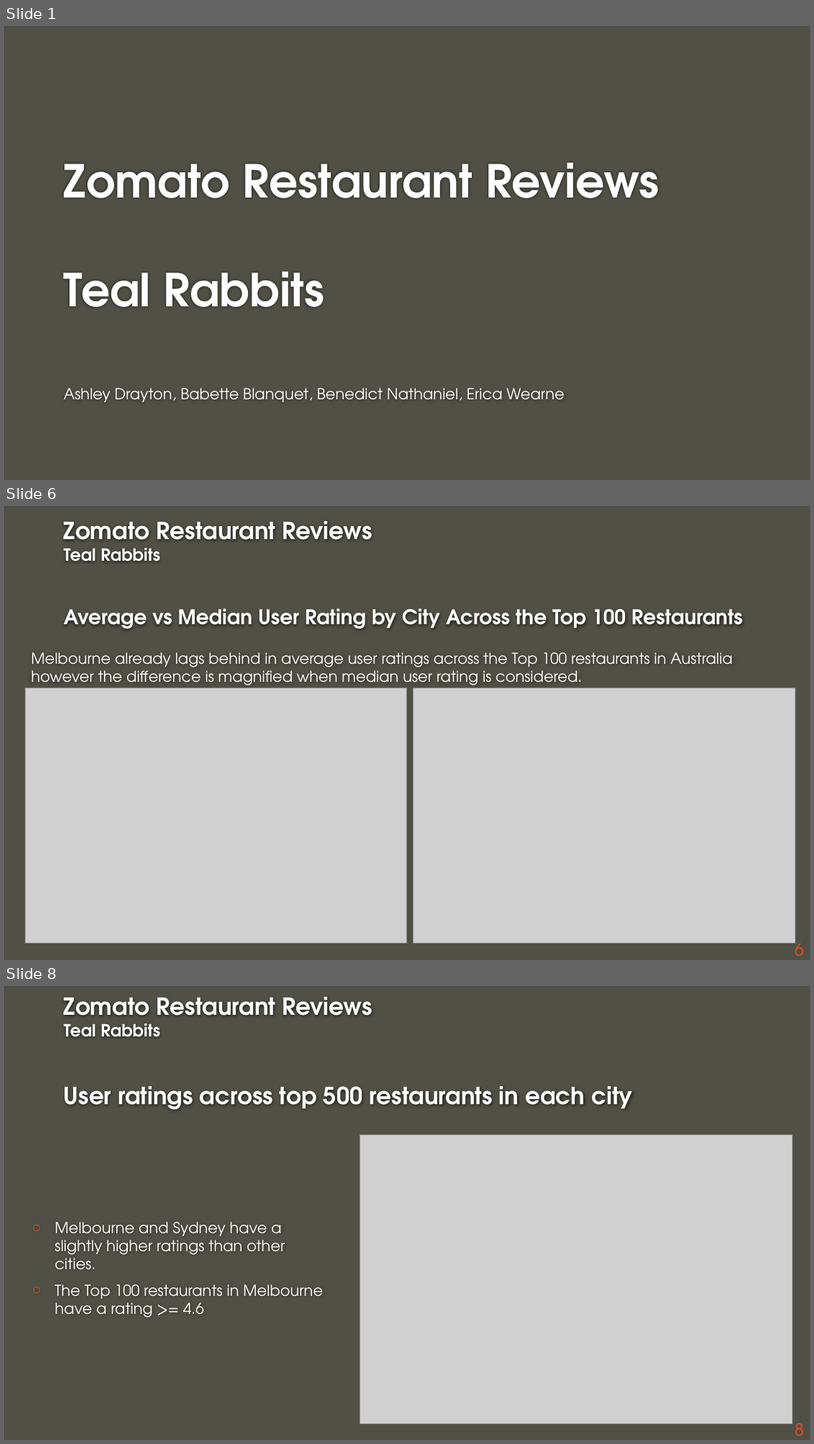
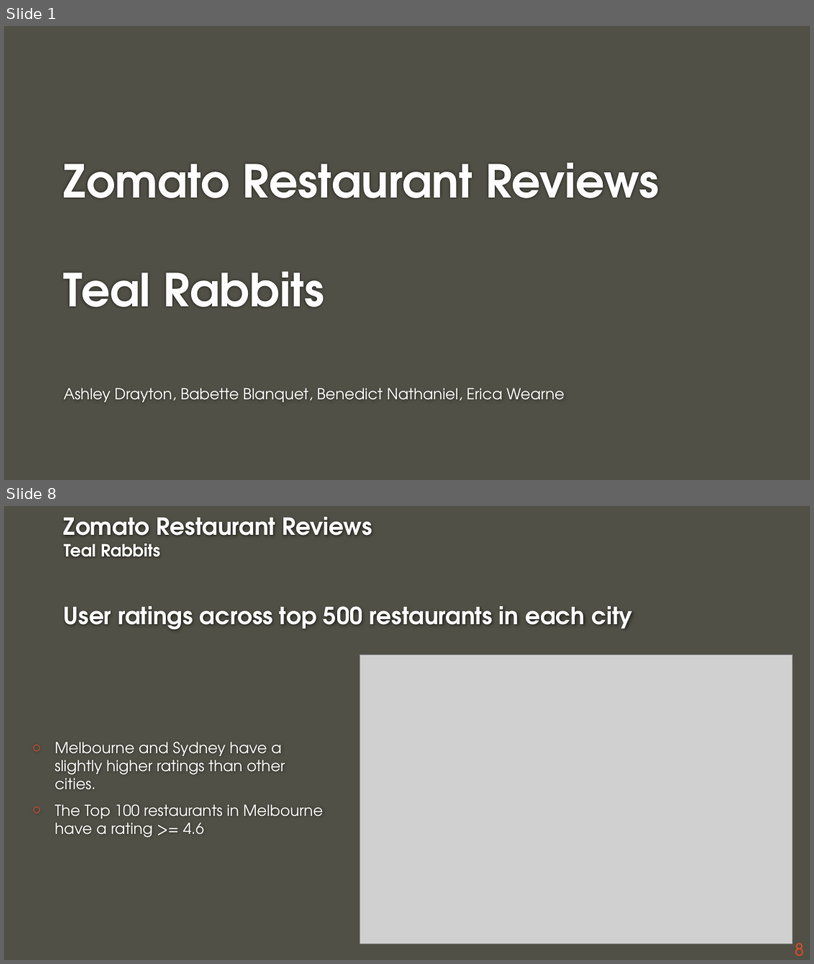
Before and after one commit to ashdrayton/Zomato-Restaurants-Reviews, a slide deck: Final notebooks/Zomato_Presentation_EW_20200712.pptx. Shown one above the other, each under a label of ours: slides 1, 6 and 8 before the commit, slides 1 and 8 after it; the slides between them are not shown. The pictures are 814x1444 and 814x964 pixels, drawn with LibreOffice and Linux fonts; fonts in the diff are those of the drawing; grey boxes stand for pictures; background and template pictures are left out. Boxes give left, top, right and bottom in pixels: in the first picture for what was removed or moved away, otherwise in the second. Text is boxed around its words. In the diff, an @@ line names an element or a change of style, - is before the commit and + after.

```diff
--- a/Final notebooks/Zomato_Presentation_EW_20200712.pptx
+++ b/Final notebooks/Zomato_Presentation_EW_20200712.pptx
@@ slide 6 removed at [4,506,810,960], background #505046 @@
@@ title removed at [64,521,743,628] @@
-Zomato Restaurant Reviews
-Teal Rabbits
-Average vs Median User Rating by City Across the Top 100 Restaurants
@@ text removed at [31,652,733,689] @@
-Melbourne already lags behind in average user ratings across the Top 100 restaurants in Australia however the difference is magnified when median user rating is considered.
@@ picture removed at [25,688,407,943] @@
@@ picture removed at [414,688,796,943] @@
@@ page number removed at [795,938,805,955] @@
-6
```
Also in this commit, not shown: 7 slides changed, 4 slides added, 2 other slides removed, 5 other files.
